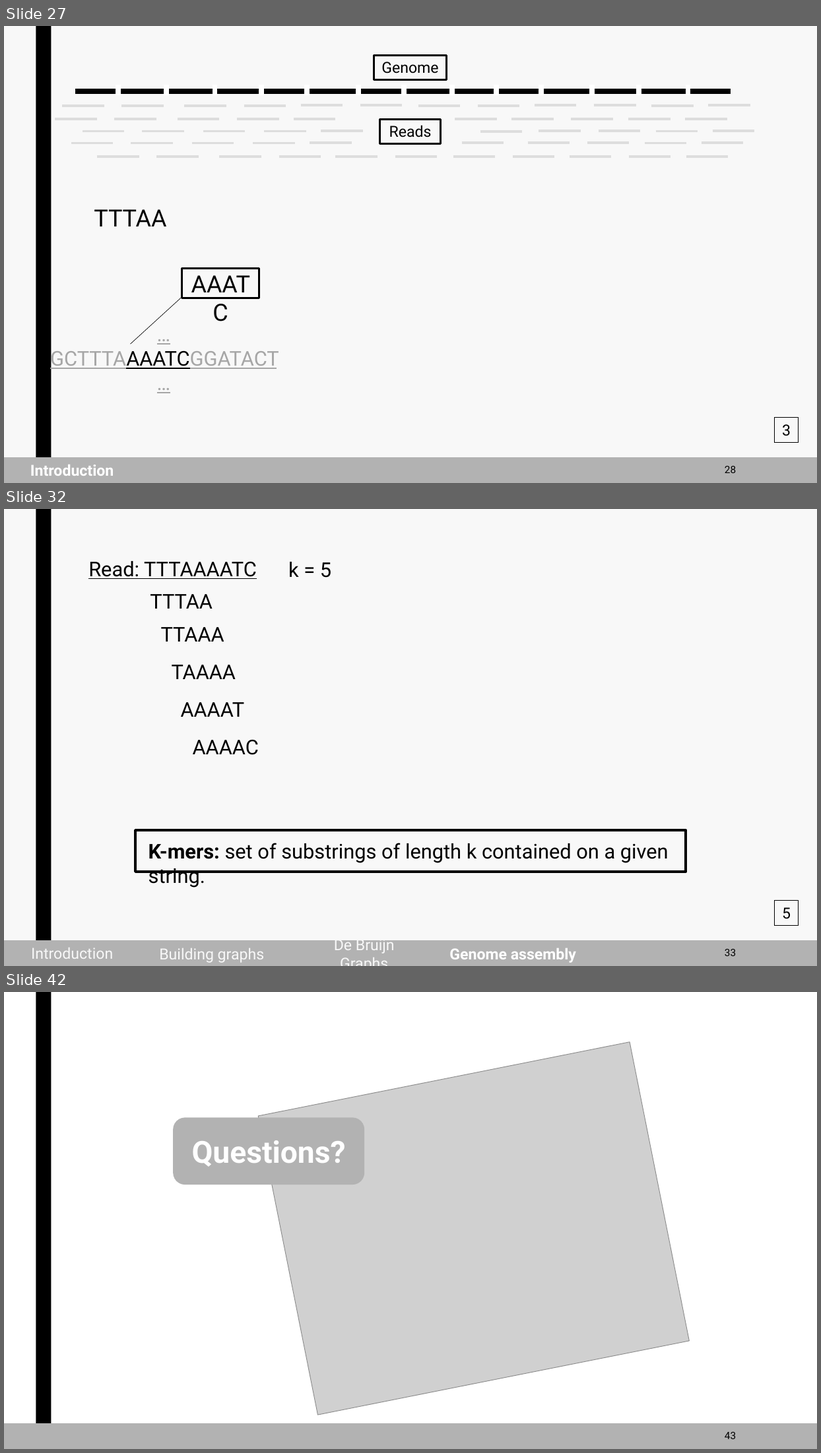
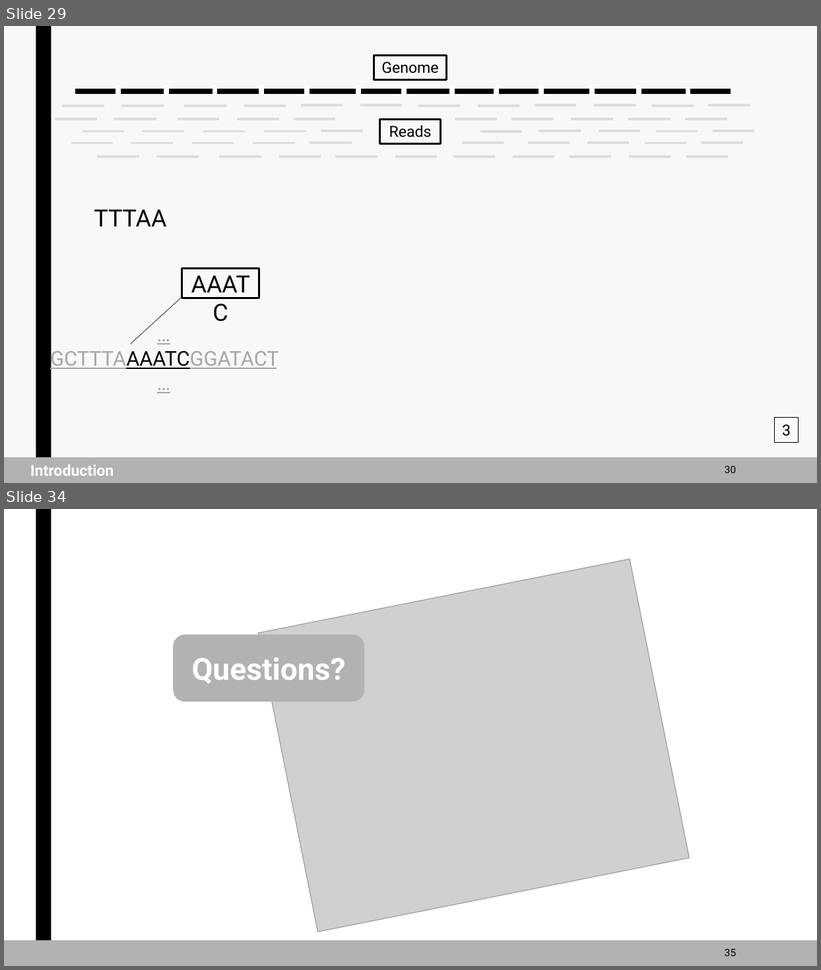
Before and after one commit to jurtasun/presentations, a slide deck: 202306_LMS_Complexity/202306_LMS_Complexity.ppt. Shown one above the other, each under a label of ours: slides 27, 32 and 42 before the commit, slides 29 and 34 after it; the slides between them are not shown. The pictures are 821x1453 and 821x970 pixels, drawn with LibreOffice and Linux fonts; fonts in the diff are those of the drawing; grey boxes stand for pictures. Boxes give left, top, right and bottom in pixels: in the first picture for what was removed or moved away, otherwise in the second. Text is boxed around its words. In the diff, an @@ line names an element or a change of style, - is before the commit and + after.

```diff
--- a/202306_LMS_Complexity/202306_LMS_Complexity.ppt
+++ b/202306_LMS_Complexity/202306_LMS_Complexity.ppt
@@ slide 32 removed at (4, 509, 817, 966), background #F8F8F8; not listed: 1 template element that a slide beside it also shows @@
@@ text removed at (88, 561, 257, 579) @@
-Read: TTTAAAATC
@@ text removed at (288, 562, 331, 578) @@
-k = 5
@@ text removed at (150, 594, 213, 609) @@
-TTTAA
@@ text removed at (161, 627, 224, 642) @@
-TTAAA
@@ text removed at (172, 665, 236, 679) @@
-TAAAA
@@ text removed at (181, 702, 245, 717) @@
-AAAAT
@@ text removed at (193, 739, 259, 755) @@
-AAAAC
@@ rectangle removed at (136, 830, 686, 872) @@
@@ text removed at (149, 843, 669, 863) @@
-K-mers: set of substrings of length k contained on a given string.
@@ rectangle removed at (775, 901, 798, 925) @@
-5
@@ rectangle removed at (4, 942, 817, 966) @@
@@ rectangle removed at (11, 943, 134, 964) @@
-Introduction
@@ rectangle removed at (151, 943, 274, 965) @@
-Building graphs
@@ rectangle removed at (303, 943, 426, 965) @@
-De Bruijn Graphs
@@ rectangle removed at (443, 943, 584, 965) @@
-Genome assembly
@@ page number removed at (725, 949, 736, 956) @@
-33
@@ what was slide 27 is now slide 29 @@
@@ page number at (725, 466, 736, 473): text changed @@
-28
+30
@@ what was slide 42 is now slide 34 @@
@@ page number at (725, 949, 736, 956): text changed @@
-43
+35
```
Also in this commit, not shown: 5 slides changed, 7 slides added, 14 other slides removed.
